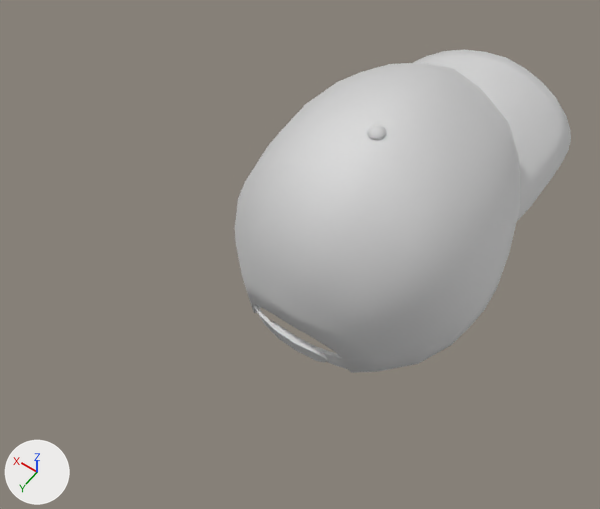
An edit to the OBJ model com.didimo.sdk.core/Runtime/Content/Fullbody/M2021_004_FULLBODY/BaseballHat.obj, drawn before and after from the same camera.
The view is the same before and after, from a 50 mm camera at (-14.8, 16.6, 205.2) aimed at (0.3, -4.5, 172.2). The axes (+X, +Y, +Z) are drawn at lower left. The lights are the same throughout. Where no turn or scale is listed for an object, it has been applied to the vertices. Vertices at the same position are counted once.

Script lines for the objects in view, before the commit:
```python
me_baseballhat = bpy.data.meshes.new('BaseballHat')
me_baseballhat.from_pydata(...)  # 549 vertices, 1050 faces; spans x -7.8..8.1, y -28.4..-3.4, z 164.0..175.7
me_baseballhat.materials.append(mat_baseballhat_baseball_hatsg)  # white #e7e7e7
ob_baseballhat = bpy.data.objects.new('BaseballHat', me_baseballhat)
ob_baseballhat.location = (0.0, 0.0, 0.0)
```
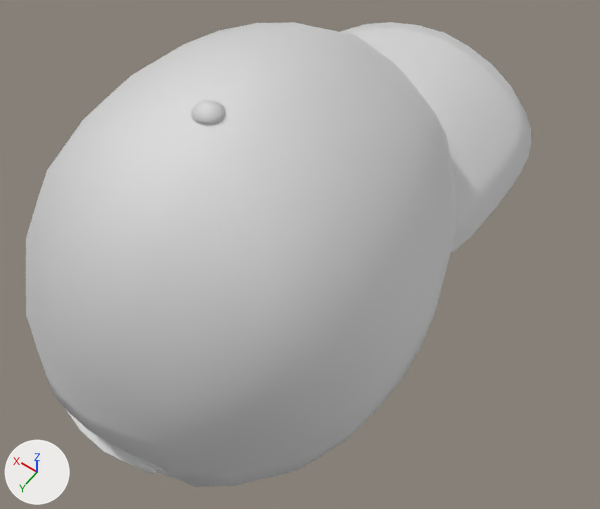
What changed in the scene script:
```text
Change me_baseballhat:
    used by ob_baseballhat; location = (0.0, 0.0, 0.0)
    remove me_baseballhat.from_pydata(...)  # 549 vertices, 1050 faces; spans x -7.8..8.1, y -28.4..-3.4, z 164.0..175.7
    add me_baseballhat.from_pydata(...)  # 549 vertices, 1050 faces; spans x -8.3..8.2, y -17.1..9.7, z 172.7..186.3
    me_baseballhat part 1: the loose piece of 40 vertices spanning x -1.9..3.8, y -4.9..-3.4, z 164.0..165.7 is scaled about its middle by (1, 1.19, 1.17), then moved by (-0.2, 12.8, 8.9)
    me_baseballhat part 2: the loose piece of 40 vertices spanning x -3.6..2.0, y -4.9..-3.6, z 164.0..165.8 is multiplied about its middle by the matrix ((0.992, 0.087, -0.017), (0.009, 1.163, 0.058), (-0.009, -0.084, 1.187)), then moved by (-0.2, 12.8, 9.0)
    me_baseballhat part 3: the loose piece of 32 vertices spanning x -0.3..0.7, y -11.6..-10.7, z 175.3..175.7 is scaled about its middle by (1.23, 1.14, 0.964), then moved by (-0.2, 12.4, 10.6)
    me_baseballhat part 4: 437 of 549 vertices moved; they spanned x -7.8..8.1, y -28.4..-3.5, z 164.0..175.7 and now span x -8.3..8.2, y -17.1..9.7, z 172.8..186.2; mean shift (-0.2, 11.8, 9.4); largest move (0.2, -6.3, 173.0) -> (0.0, 6.8, 183.7)
```

Boxes [x1, y1, x2, y2] around the edits, measured in the pictures (600 x 509 px; the box of a moved part takes in the faces that stretch with it):
'BaseballHat', reshaped (50% wider, 44% taller): before [235, 50, 571, 373]; after [26, 22, 531, 487]
part 1 of me_baseballhat, moved or reshaped: before [254, 305, 327, 362]; after [67, 411, 156, 474]
part 2 of me_baseballhat, moved or reshaped: before [272, 321, 349, 370]; after [84, 427, 185, 482]
part 3 of me_baseballhat, moved or reshaped: before [367, 125, 387, 141]; after [191, 99, 225, 126]
part 4 of me_baseballhat, moved or reshaped: before [235, 50, 571, 373]; after [26, 22, 531, 487]
